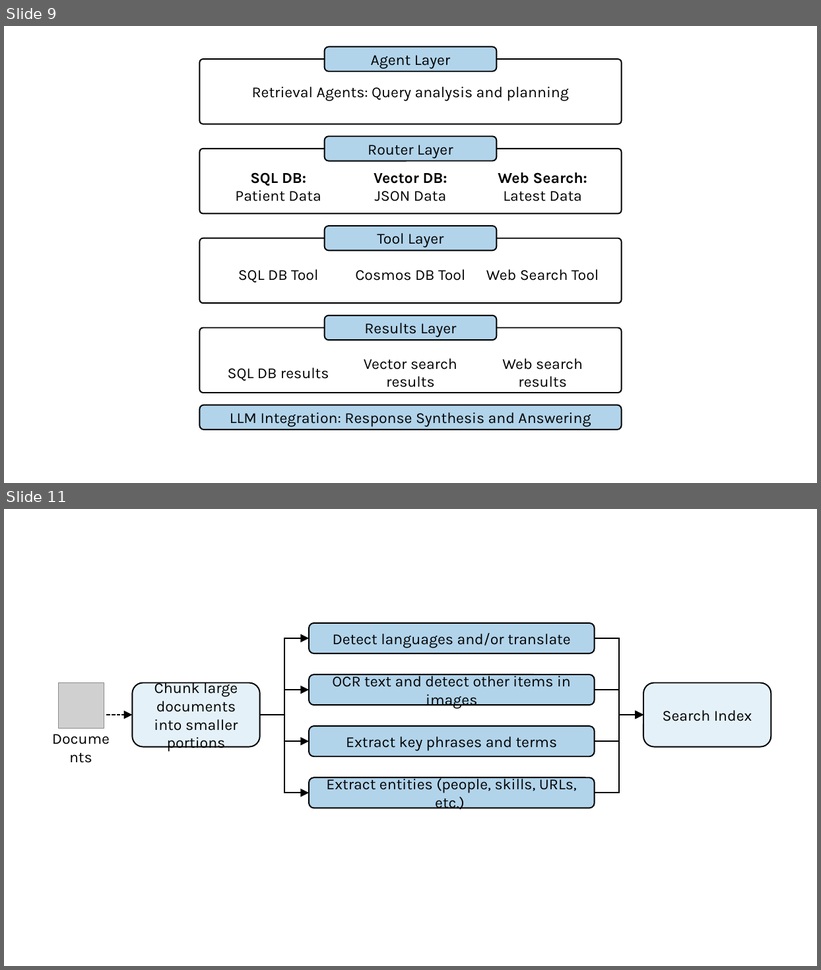
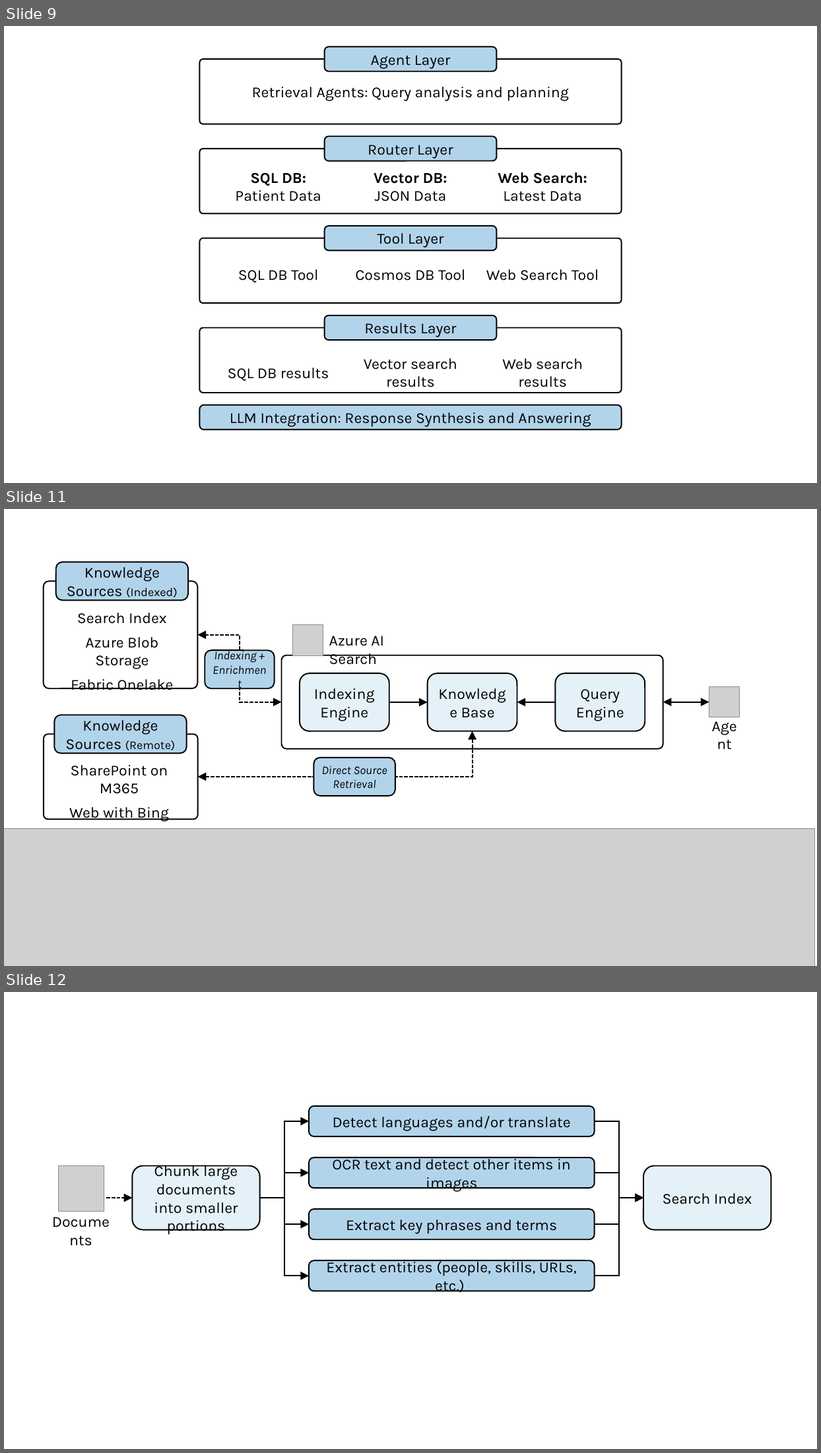
Before and after one commit to colbyford/foundry-book, a slide deck: figures/figures.pptx. Shown one above the other, each under a label of ours: slides 9 and 11 before the commit, slides 9, 11 and 12 after it; the slides between them are not shown. The pictures are 821x970 and 821x1453 pixels, drawn with LibreOffice and Linux fonts; fonts in the diff are those of the drawing; grey boxes stand for pictures. Boxes give left, top, right and bottom in pixels: in the first picture for what was removed or moved away, otherwise in the second. Text is boxed around its words. In the diff, an @@ line names an element or a change of style, - is before the commit and + after.

```diff
--- a/figures/figures.pptx
+++ b/figures/figures.pptx
@@ slide 11 added at box(4, 509, 817, 966), background #FFFFFF @@
@@ rounded rectangle added at box(56, 562, 188, 601), fill #B2D4EB, outline #000000 1.5 pt, 18 pt, text #000000 @@
+Knowledge Sources (Indexed)
@@ rounded rectangle added at box(44, 581, 198, 689), fill #FFFFFF, outline #000000 1.5 pt @@
@@ table added at box(56, 606, 188, 693), 3 rows, 1 columns @@
+Search Index
+Azure Blob Storage
+Fabric Onelake
@@ picture added at box(292, 625, 323, 656) @@
@@ elbow double arrow added from (282, 702) to (198, 634), #000000 1.5 pt dashed @@
@@ text added at box(329, 636, 384, 665), 18 pt, text #000000 @@
+Azure AI Search
@@ rounded rectangle added at box(205, 650, 274, 689), fill #B2D4EB, outline #000000 1.5 pt, 14 pt, text #000000, italic @@
+Indexing + Enrichment
@@ rounded rectangle added at box(282, 656, 663, 749), fill #FFFFFF, outline #000000 1.5 pt @@
@@ group added at box(300, 674, 645, 731): 3 rounded rectangles, 2 arrows @@
+Indexing Engine
+Knowledge Base
+Query
+Engine
@@ double arrow added from (709, 702) to (663, 702), #000000 1.5 pt @@
@@ picture added at box(709, 687, 740, 718) @@
@@ rounded rectangle added at box(55, 715, 187, 754), fill #B2D4EB, outline #000000 1.5 pt, 18 pt, text #000000 @@
+Knowledge Sources (Remote)
@@ text added at box(702, 714, 747, 738), 18 pt, text #000000 @@
+Agent
@@ rounded rectangle added at box(44, 734, 198, 819), fill #FFFFFF, outline #000000 1.5 pt @@
@@ elbow double arrow added from (198, 777) to (473, 731), #000000 1.5 pt dashed @@
@@ table added at box(54, 759, 186, 824), 2 rows, 1 columns @@
+SharePoint on M365
+Web with Bing
@@ rounded rectangle added at box(314, 758, 395, 796), fill #B2D4EB, outline #000000 1.5 pt, 14 pt, text #000000, italic @@
+Direct Source Retrieval
@@ picture added at box(4, 829, 814, 966) @@
@@ what was slide 11 is now slide 12 @@
```
Also in this commit, not shown: 1 other slide added, 1 slide removed.
